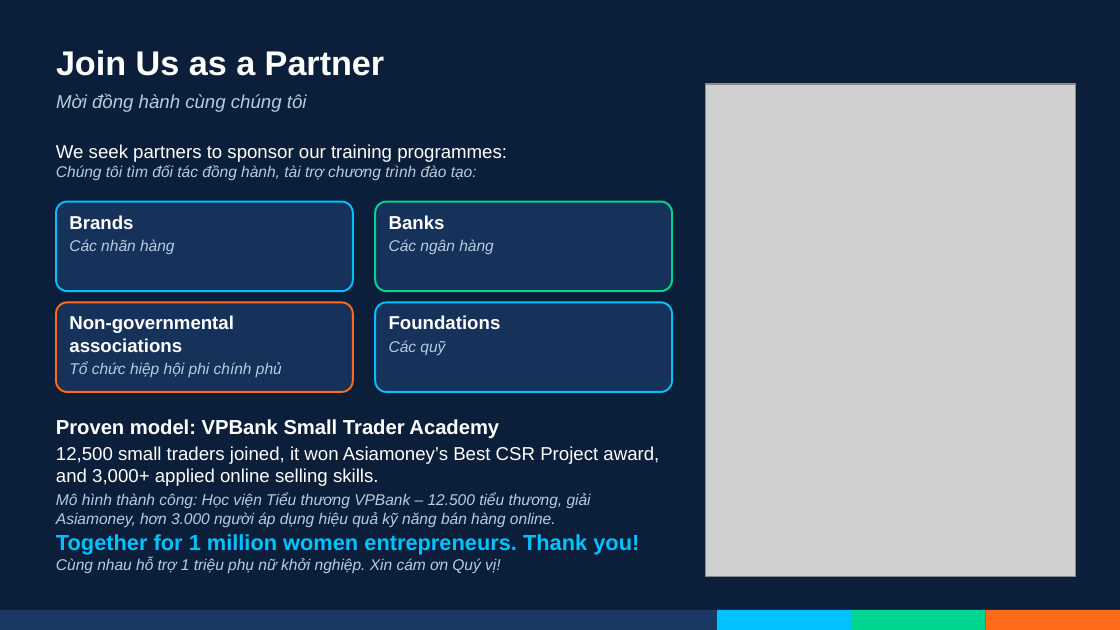
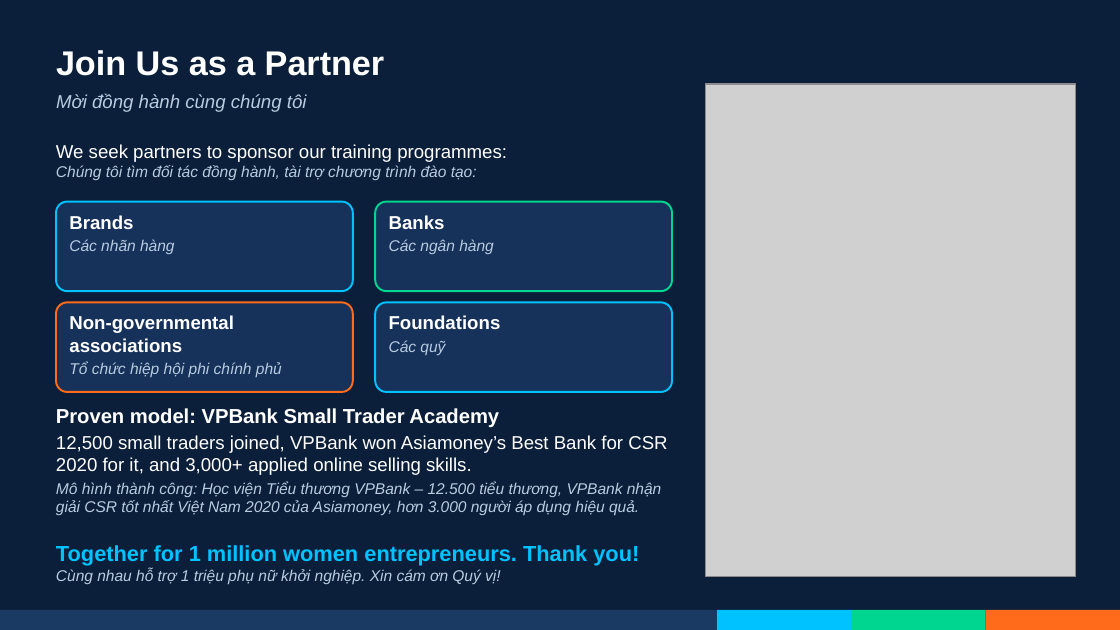
Before and after one commit to iatchcmvn/alm-social-seller-journey, a slide deck: slide 10 of ALM_Social_Seller_Journey.pptx. Drawn at 1120x630 pixels with LibreOffice and Linux fonts; fonts in the diff are those of the drawing; grey boxes stand for pictures; background and template pictures are left out. Boxes give left, top, right and bottom in pixels: in the first picture for what was removed or moved away, otherwise in the second. Text is boxed around its words. In the diff, an @@ line names an element or a change of style, - is before the commit and + after.

```diff
--- a/ALM_Social_Seller_Journey.pptx
+++ b/ALM_Social_Seller_Journey.pptx
@@ text "Proven model: VPBank Small Trader ...": place and size @@
-text "Proven model: VPBank Small Trader ..." at (56, 419, 659, 527)
+text "Proven model: VPBank Small Trader ..." at (56, 408, 667, 515)
@@ text at (56, 435, 667, 515): text changed @@
-12,500 small traders joined, it won Asiamoney’s Best CSR Project award, and 3,000+ applied online selling skills.
-Mô hình thành công: Học viện Tiểu thương VPBank – 12.500 tiểu thương, giải Asiamoney, hơn 3.000 người áp dụng hiệu quả kỹ năng bán hàng online.
+12,500 small traders joined, VPBank won Asiamoney’s Best Bank for CSR 2020 for it, and 3,000+ applied online selling skills.
+Mô hình thành công: Học viện Tiểu thương VPBank – 12.500 tiểu thương, VPBank nhận giải CSR tốt nhất Việt Nam 2020 của Asiamoney, hơn 3.000 người áp dụng hiệu quả.
@@ text "Together for 1 million women ...": place and size @@
-text "Together for 1 million women ..." at (56, 534, 639, 573)
+text "Together for 1 million women ..." at (56, 545, 639, 584)
```
Also in this commit, not shown: 1 other slide changed, 1 other file.
